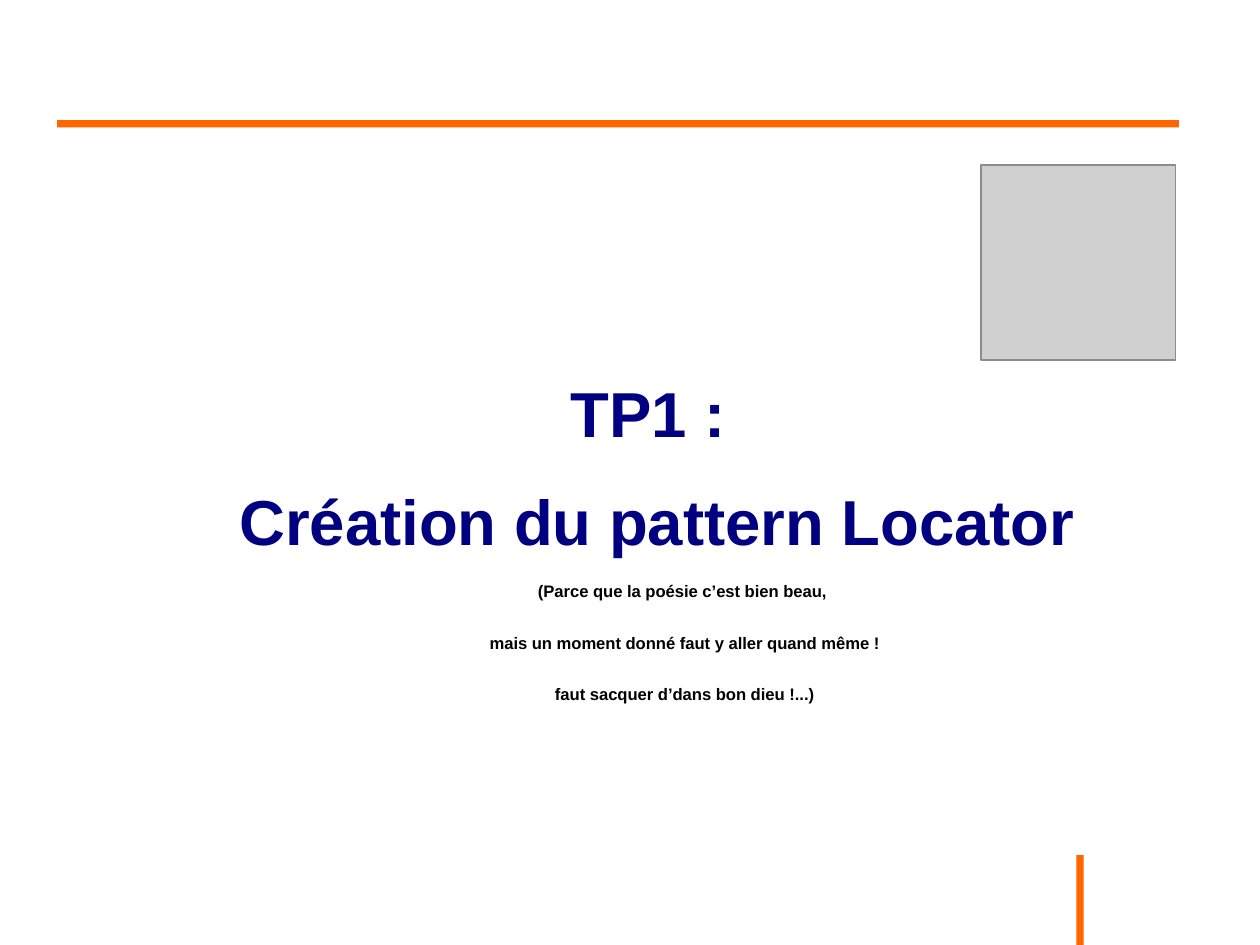
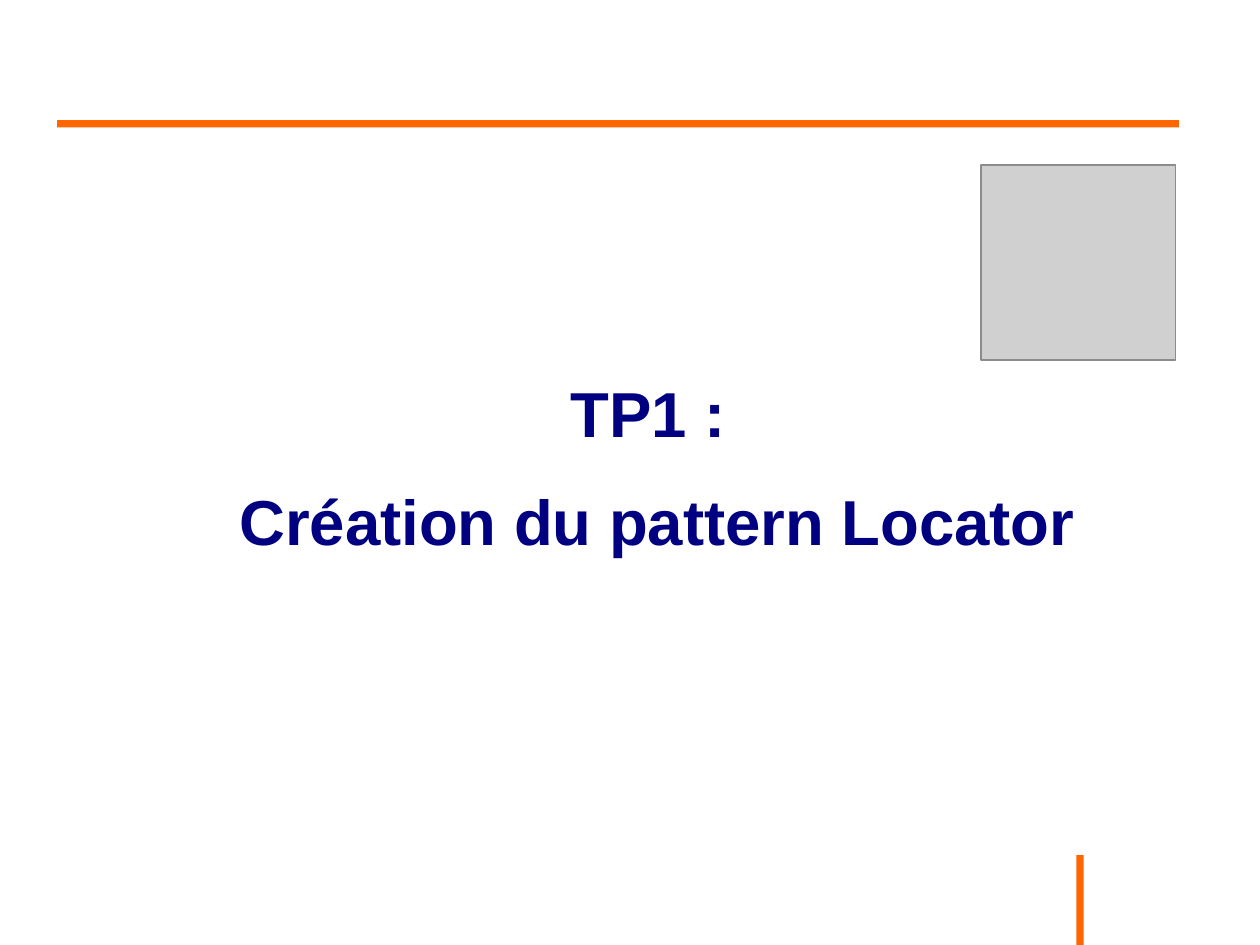
Before and after one commit to philphils/formation-spring, a slide deck: slide 36 of Documentation/diapo_formation_spring.odp. Drawn at 1260x945 pixels with LibreOffice and Linux fonts; fonts in the diff are those of the drawing; grey boxes stand for pictures; background and template pictures are left out. Boxes give left, top, right and bottom in pixels: in the first picture for what was removed or moved away, otherwise in the second. Text is boxed around its words. In the diff, an @@ line names an element or a change of style, - is before the commit and + after.

```diff
--- a/Documentation/diapo_formation_spring.odp
+++ b/Documentation/diapo_formation_spring.odp
@@ text removed at (490,584,869,704) @@
-(Parce que la poésie c’est bien beau,
-mais un moment donné faut y aller quand même !
-faut sacquer d’dans bon dieu !...)
```
Also in this commit, not shown: 19 other slides changed, 9 slides added, 1 slide removed.
